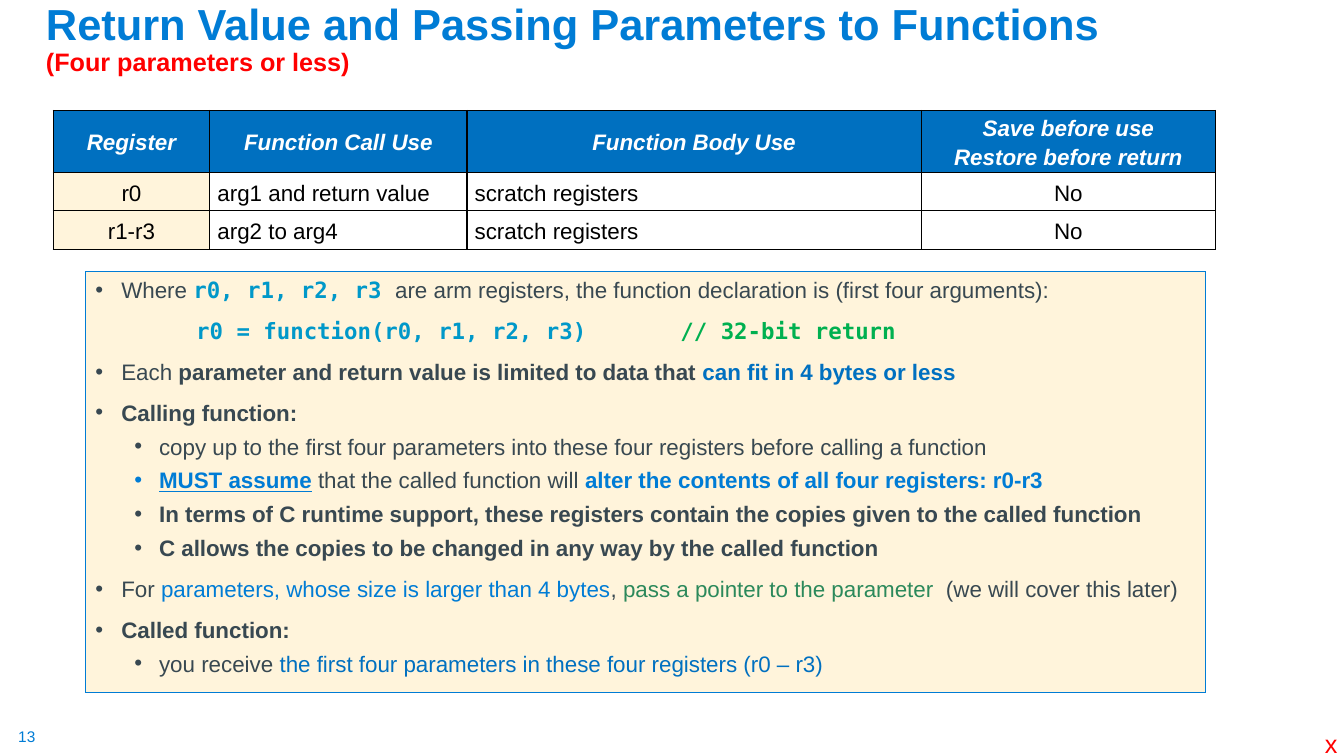
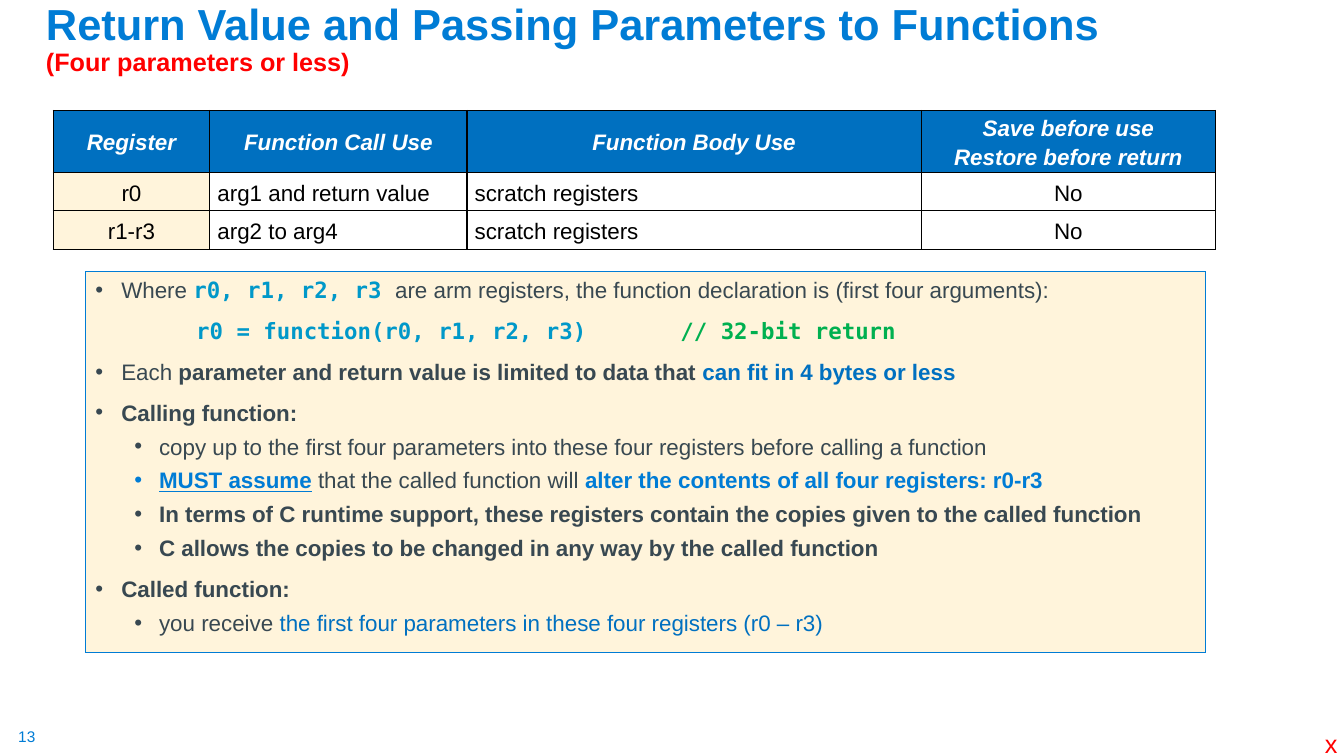
Before and after one commit to cse30-sp24/Muller-Slides, a slide deck: slide 13 of 07-Arm-Part4.pptx. Drawn at 1344x756 pixels with LibreOffice and Linux fonts; fonts in the diff are those of the drawing. Boxes give left, top, right and bottom in pixels: in the first picture for what was removed or moved away, otherwise in the second. Text is boxed around its words. In the diff, an @@ line names an element or a change of style, - is before the commit and + after.

```diff
--- a/07-Arm-Part4.pptx
+++ b/07-Arm-Part4.pptx
@@ text "Where r0, r1, r2, r3 ..." resized from (x1=86, y1=271, x2=1206, y2=693) to (x1=86, y1=271, x2=1206, y2=652) @@
@@ text at (x1=121, y1=580, x2=1178, y2=602): paragraph removed @@
-• For parameters, whose size is larger than 4 bytes, pass a pointer to the parameter (we will cover this later)
```
Also in this commit, not shown: 8 other slides changed, 2 slides added, 3 other files.
